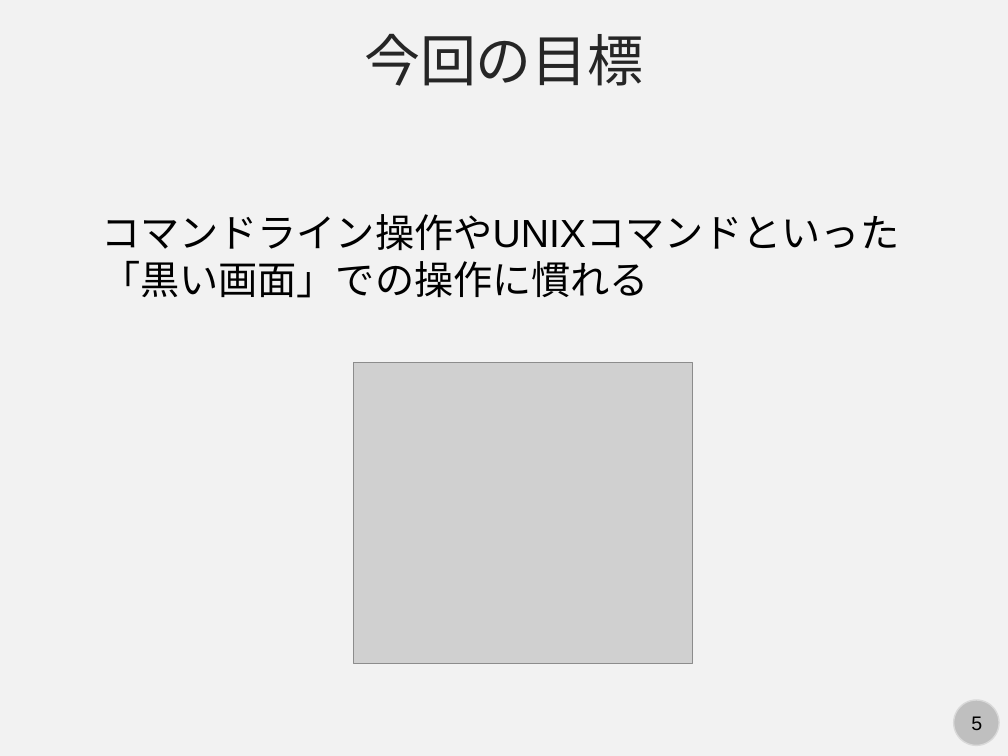
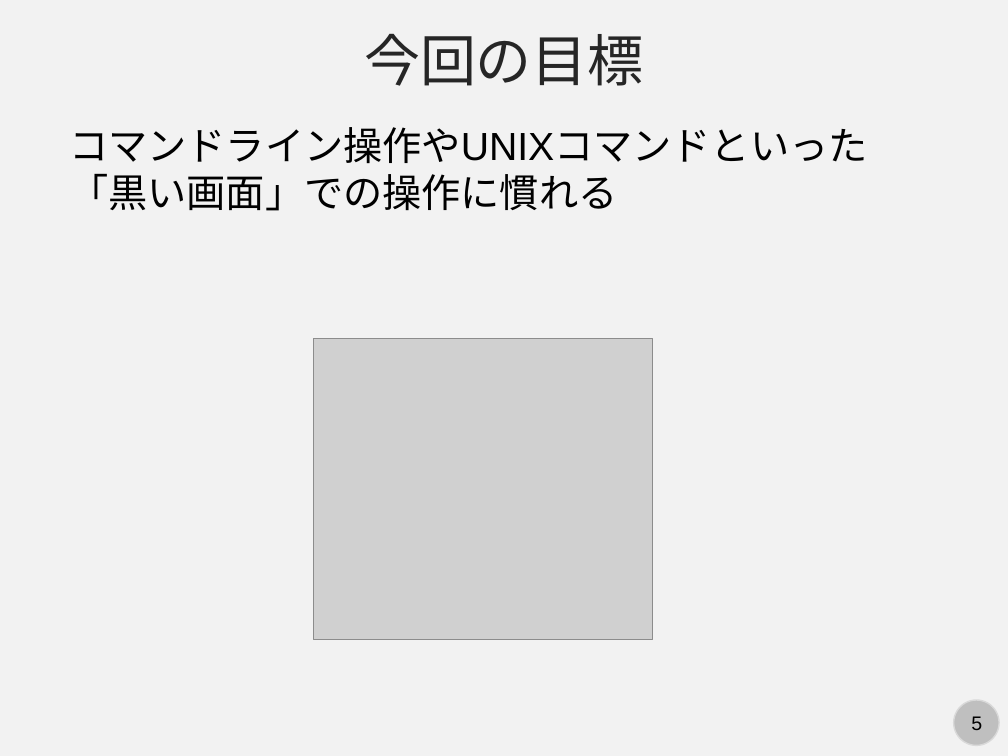
Before and after one commit to kaityo256/github, a slide deck: slide 5 of command/fig/slide.pptx. Drawn at 1008x756 pixels with LibreOffice and Linux fonts; fonts in the diff are those of the drawing; grey boxes stand for pictures. Boxes give left, top, right and bottom in pixels: in the first picture for what was removed or moved away, otherwise in the second. Text is boxed around its words. In the diff, an @@ line names an element or a change of style, - is before the commit and + after.

Commit message:
update slide

```diff
--- a/command/fig/slide.pptx
+++ b/command/fig/slide.pptx
@@ text "コマンドライン操作やUNIXコマンドといった": place and size @@
-text "コマンドライン操作やUNIXコマンドといった" at [101,214,899,298]
+text "コマンドライン操作やUNIXコマンドといった" at [69,127,867,211]
@@ picture: place and size @@
-picture at [353,362,692,663]
+picture at [313,339,653,640]
```
Also in this commit, not shown: 14 slides added, 1 slide removed.
